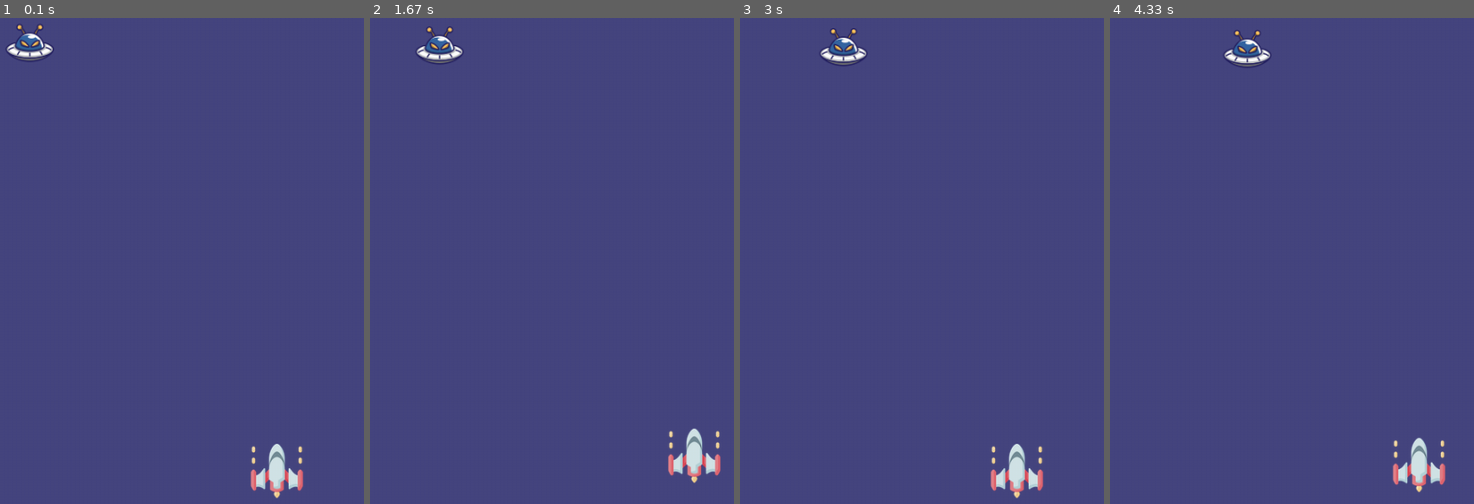
Above: before the commit, frames 1-4 (left to right).
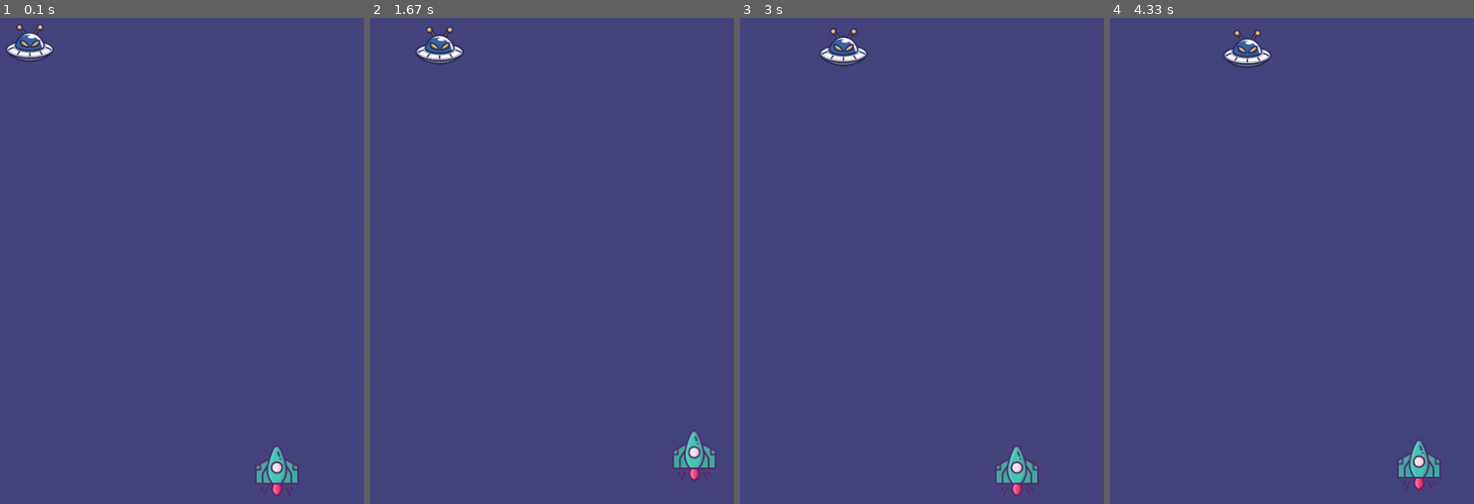
Above: after the commit, the same moments.

Repository: SatyamVyas04/MasteringPython
Game: pygame game, started from PyGame/Main.py
The game is run twice, just before and just after one commit, with the same random seed, the same clock (stepped at 60 frames per second) and the same inputs.
Inputs:
- Up to frame 1 (0.1 s): no input
- Up to frame 2 (1.67 s): hold Right 0.33-0.8 s; hold Up 0.83-1.13 s; hold Right 1.17-1.63 s
- Up to frame 3 (3 s): hold Left 1.67-2.2 s; hold Down 2.23-2.53 s; hold Left 2.57-2.97 s
- Up to frame 4 (4.33 s): hold Up 3-3.37 s; hold Right 3.4-4.03 s; hold Down from 4.07 s (still down)

The runs differ from the first frame. In frame 1, 1.0% of the frame differs, in the area x 68-84%, y 87-99%; in frame 2, 0.9%; in frame 3, 1.0%; in frame 4, 1.0%.

Commit message:
files renamed and new images and elements added

Diff:
--- a/PyGame/Program1.py
+++ b/PyGame/Main.py
@@ -24,6 +24,9 @@
 enemy1Ychange = 0.03 #------------------------------------------------ enemy1 Coord. Change
 def enemy1(x, y): #------------------------------------------------ What will the enemy1 Do?
     screen.blit(enemy1img, (x, y))
+
+# Creating Player Bullet
+
 
 # THE MAIN GAME LOOP
 while running:
Binary file changed: PyGame/Protagonist.png
Binary file added: PyGame/bullet.png
